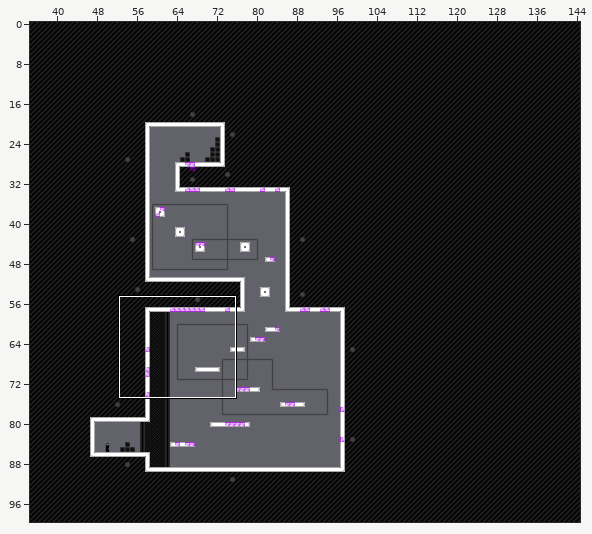
Tiled map (JSON): assets/levels/level8.json. Above, an overview of the earlier version with the close-up marked.
Close-up. Old version:
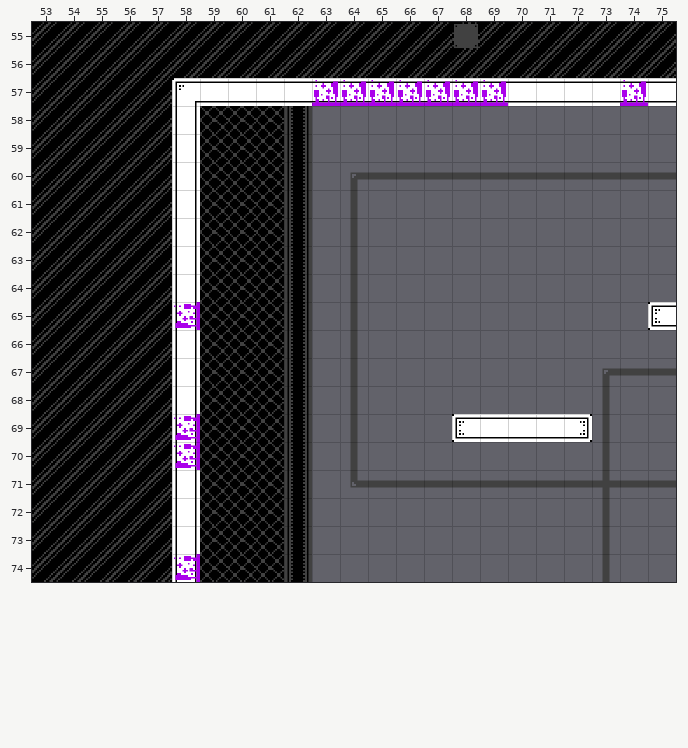
Cells are 32x32 px. Shown: x 53..75, y 55..74. The commit also changed other parts of the map, which this record leaves out.
Now the later version:
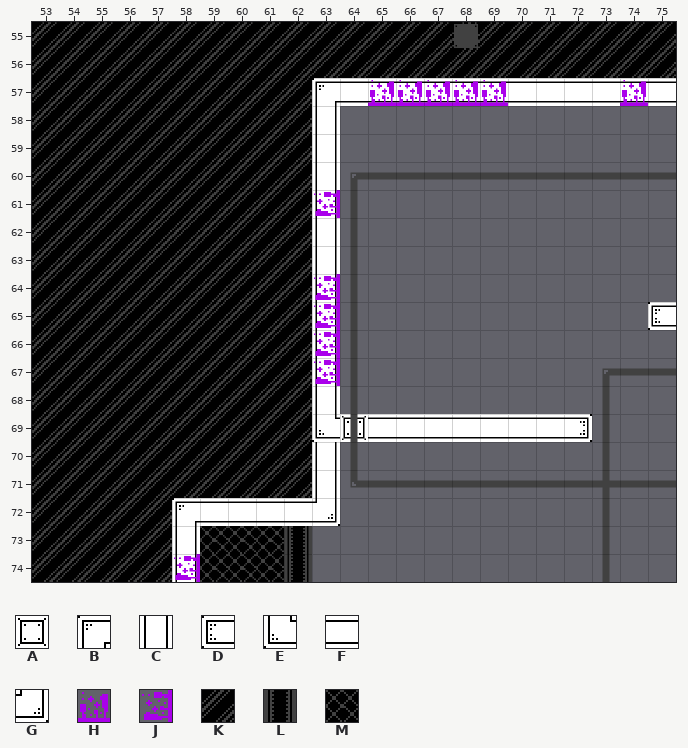
Key: from "tilemap": A 11, B 27, C 28, D 34, E 35, F 36, G 37, H 41, J 43, K 60, L 62, M 63.
_ is an empty cell, . an unchanged one.
Changes in this commit:
--- layer "Tile Layer 1"
@@ x 58..68 @@
-57 BFFFFF.....
-58 C_____.....
-59 C_____.....
-60 C_____.....
-61 C_____.....
-62 C_____.....
-63 C_____.....
-64 C_____.....
-65 C_____.....
-66 C_____.....
-67 C_____.....
-68 C_____.....
-69 C_________D
-70 C_____.....
-71 C_____.....
-72 ._____.....
+57 KKKKKB.....
+58 KKKKKC.....
+59 KKKKKC.....
+60 KKKKKC.....
+61 KKKKKC.....
+62 KKKKKC.....
+63 KKKKKC.....
+64 KKKKKC.....
+65 KKKKKC.....
+66 KKKKKC.....
+67 KKKKKC.....
+68 KKKKKC.....
+69 KKKKKEAFFFF
+70 KKKKKC.....
+71 KKKKKC.....
+72 .FFFFG.....
--- layer "Tile Layer 2"
@@ x 63..64 @@
-57 HH
+57 __
@@ x 63..63 @@
-61 _
+61 J
@@ x 58..63 @@
-64 ....._
-65 J...._
-66 ....._
-67 ....._
+64 .....J
+65 _....J
+66 .....J
+67 .....J
@@ x 58..58 @@
-69 J
-70 J
+69 _
+70 _
--- layer "Tile Layer 3"
@@ x 58..62 @@
-58 .MMML
-59 .MMML
-60 .MMML
-61 .MMML
-62 .MMML
-63 .MMML
-64 .MMML
-65 .MMML
-66 .MMML
-67 .MMML
-68 .MMML
-69 .MMML
-70 .MMML
-71 .MMML
-72 _MMML
+58 .____
+59 .____
+60 .____
+61 .____
+62 .____
+63 .____
+64 .____
+65 .____
+66 .____
+67 .____
+68 .____
+69 .____
+70 .____
+71 .____
+72 B____
Boxes around the changes in both close-ups, in picture pixels (x1, y1, x2, y2):
changed: (172, 78, 464, 526)
